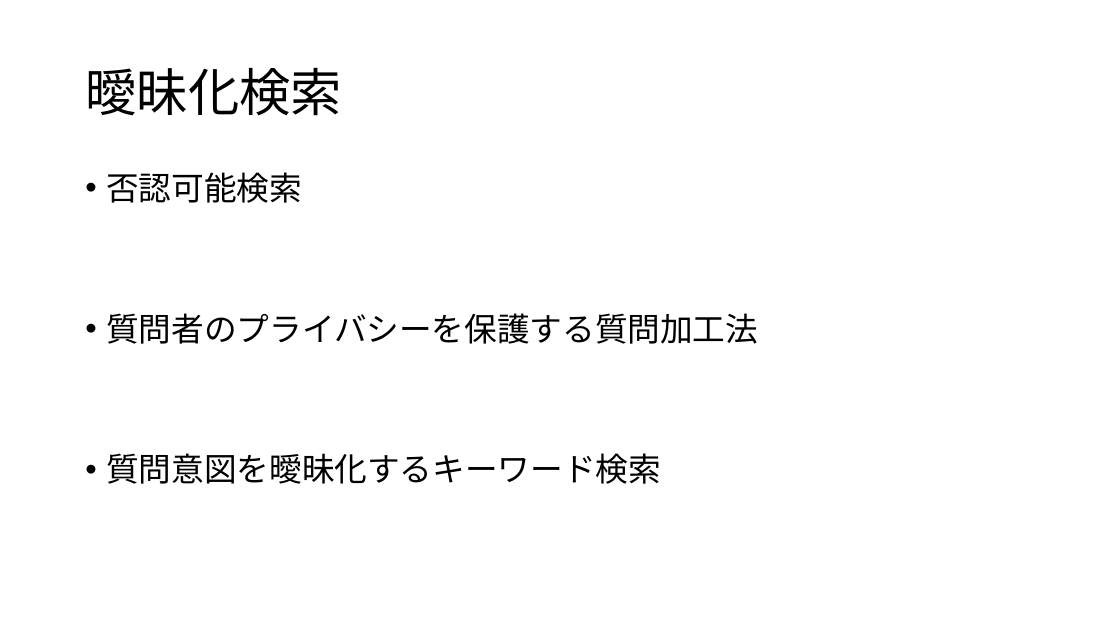
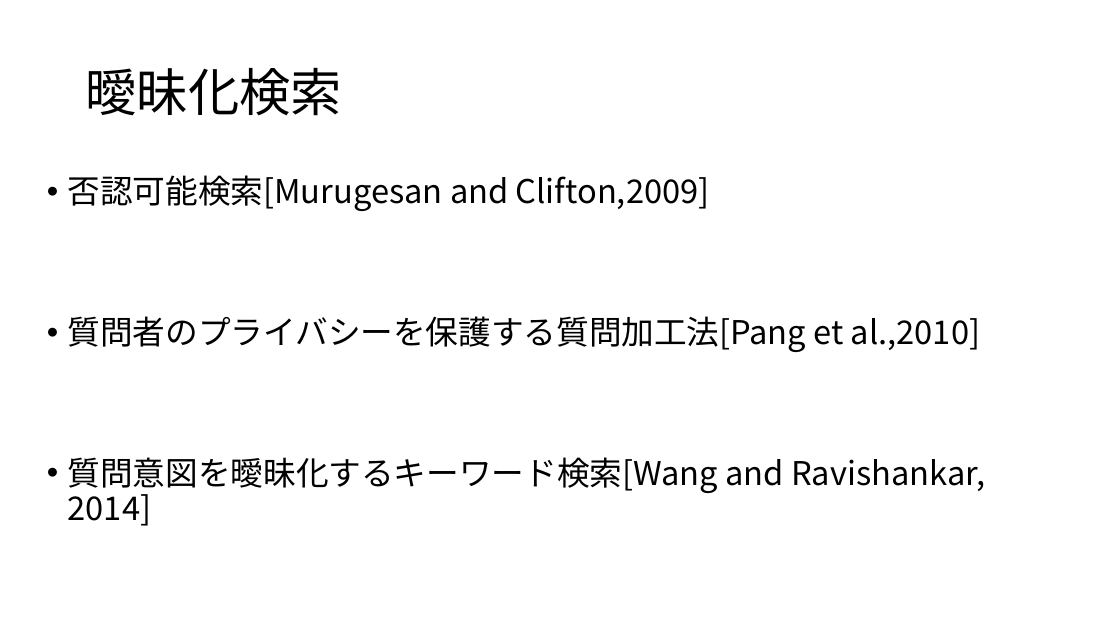
Before and after one commit to aaeviru/thesis, a slide deck: slide 15 of slide/sr2017-slide.pptx. Drawn at 1120x630 pixels with LibreOffice and Linux fonts; fonts in the diff are those of the drawing. Boxes give left, top, right and bottom in pixels: in the first picture for what was removed or moved away, otherwise in the second. Text is boxed around its words. In the diff, an @@ line names an element or a change of style, - is before the commit and + after.

```diff
--- a/slide/sr2017-slide.pptx
+++ b/slide/sr2017-slide.pptx
@@ text at [68, 175, 985, 526]: text changed @@
-• 否認可能検索
-• 質問者のプライバシーを保護する質問加工法
-• 質問意図を曖昧化するキーワード検索
+• 否認可能検索[Murugesan and Clifton,2009]
+• 質問者のプライバシーを保護する質問加工法[Pang et al.,2010]
+• 質問意図を曖昧化するキーワード検索[Wang and Ravishankar, 2014]
```
Also in this commit, not shown: 12 other slides changed, 12 slides added, 1 slide removed, 15 other files.
